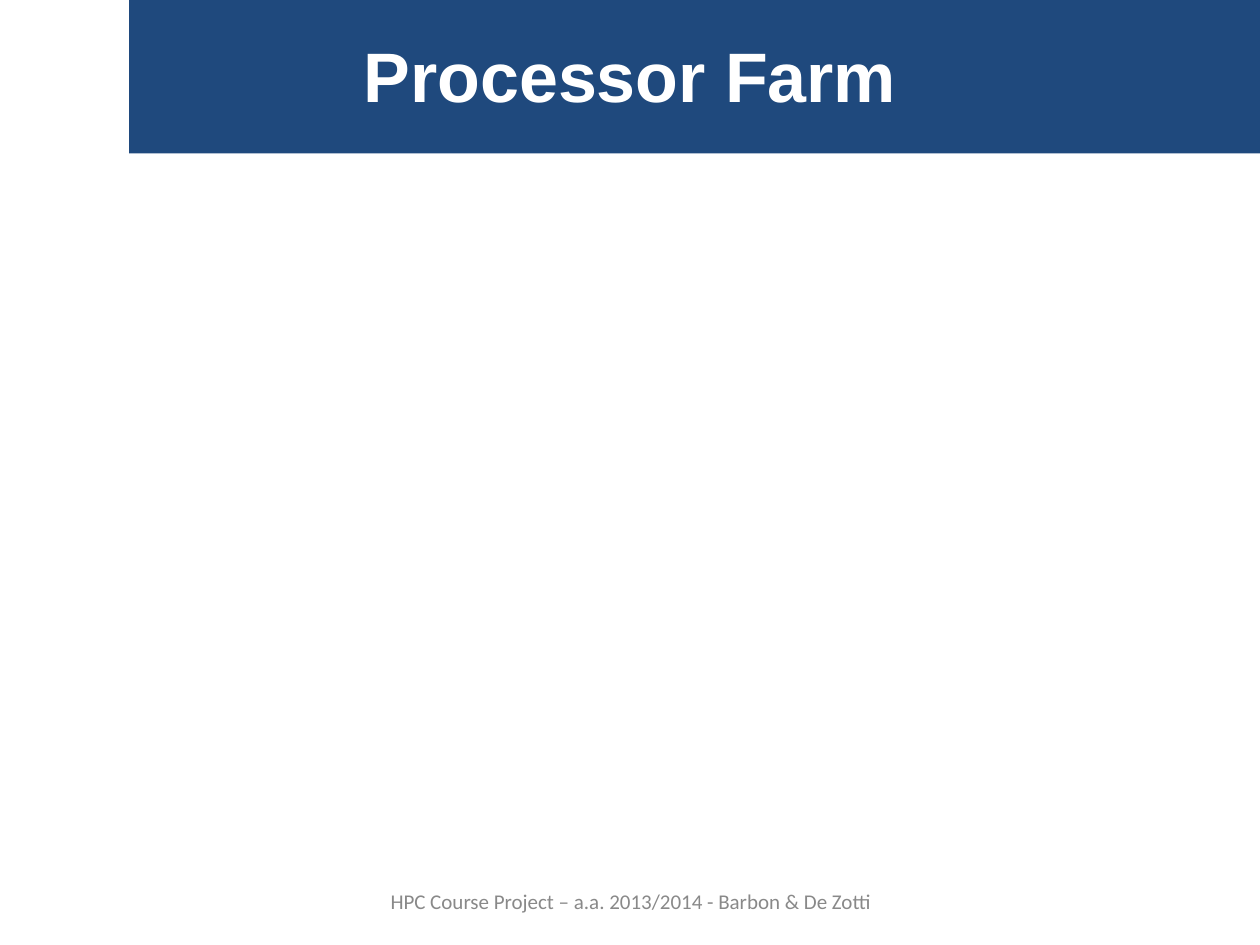
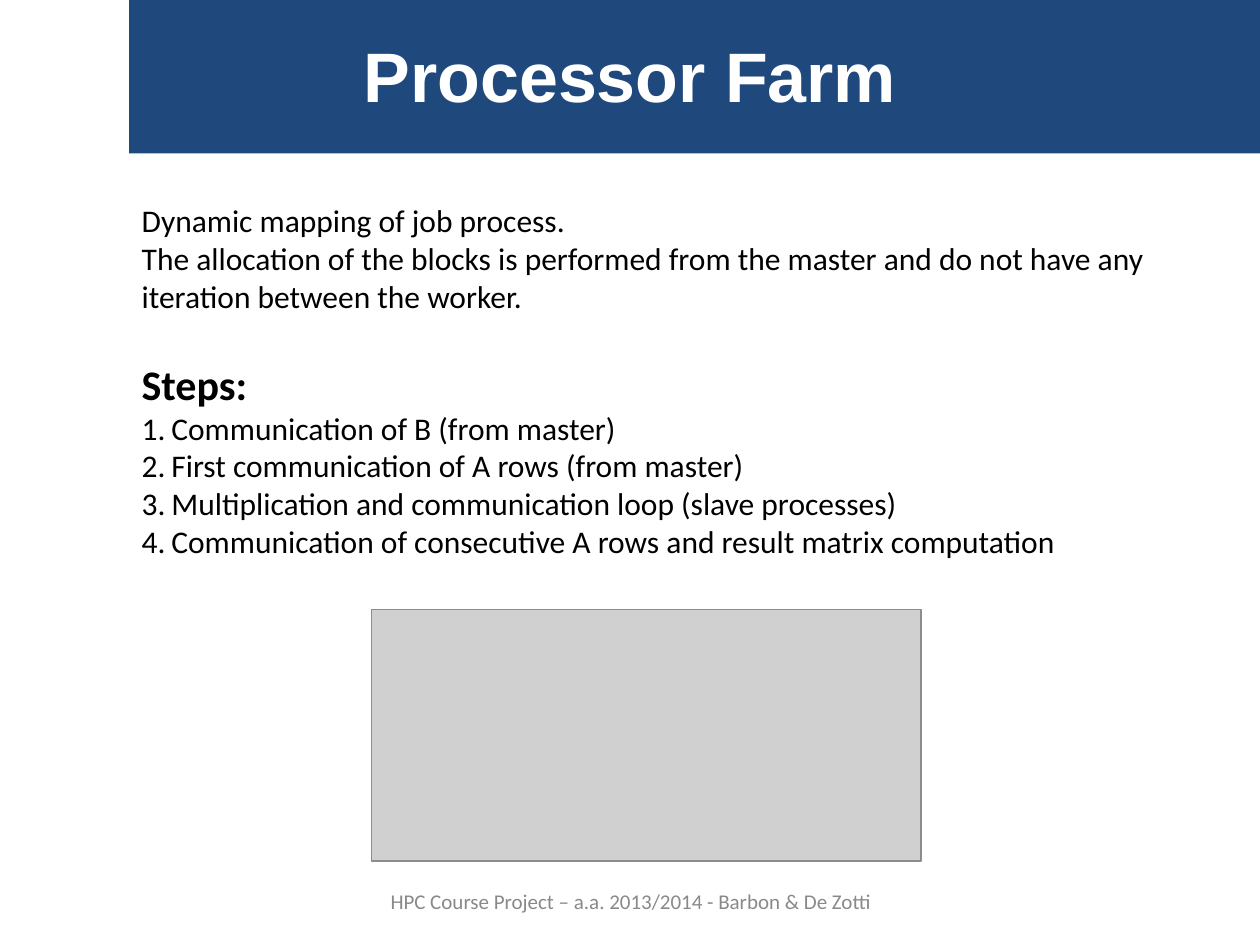
Before and after one commit to gbarbon/gbarbon_projects, a slide deck: slide 6 of hpc_clean/hpc_report/hpc_presentation_0.1.ppt. Drawn at 1260x945 pixels with LibreOffice and Linux fonts; fonts in the diff are those of the drawing; grey boxes stand for pictures. Boxes give left, top, right and bottom in pixels: in the first picture for what was removed or moved away, otherwise in the second. Text is boxed around its words. In the diff, an @@ line names an element or a change of style, - is before the commit and + after.

```diff
--- a/hpc_clean/hpc_report/hpc_presentation_0.1.ppt
+++ b/hpc_clean/hpc_report/hpc_presentation_0.1.ppt
@@ text added at [142, 210, 1143, 309], 18 pt, text #000000 @@
+Dynamic mapping of job process.
+The allocation of the blocks is performed from the master and do not have any iteration between the worker.
@@ text added at [142, 372, 1054, 558], 18 pt, text #000000 @@
+Steps:
+1. Communication of B (from master)
+2. First communication of A rows (from master)
+3. Multiplication and communication loop (slave processes)
+4. Communication of consecutive A rows and result matrix computation
@@ picture added at [372, 610, 921, 861] @@
```
Also in this commit, not shown: 4 other slides changed.
